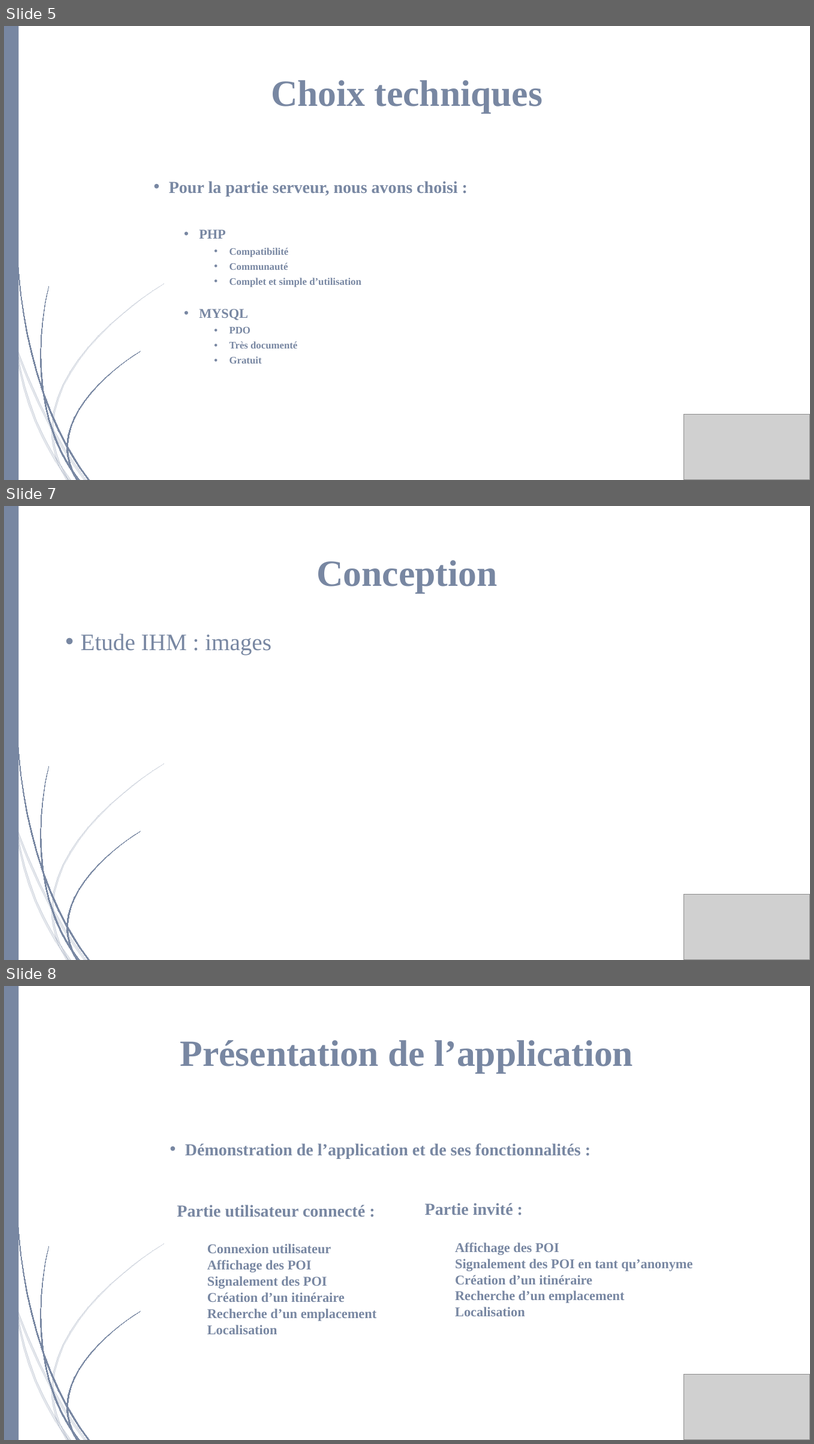
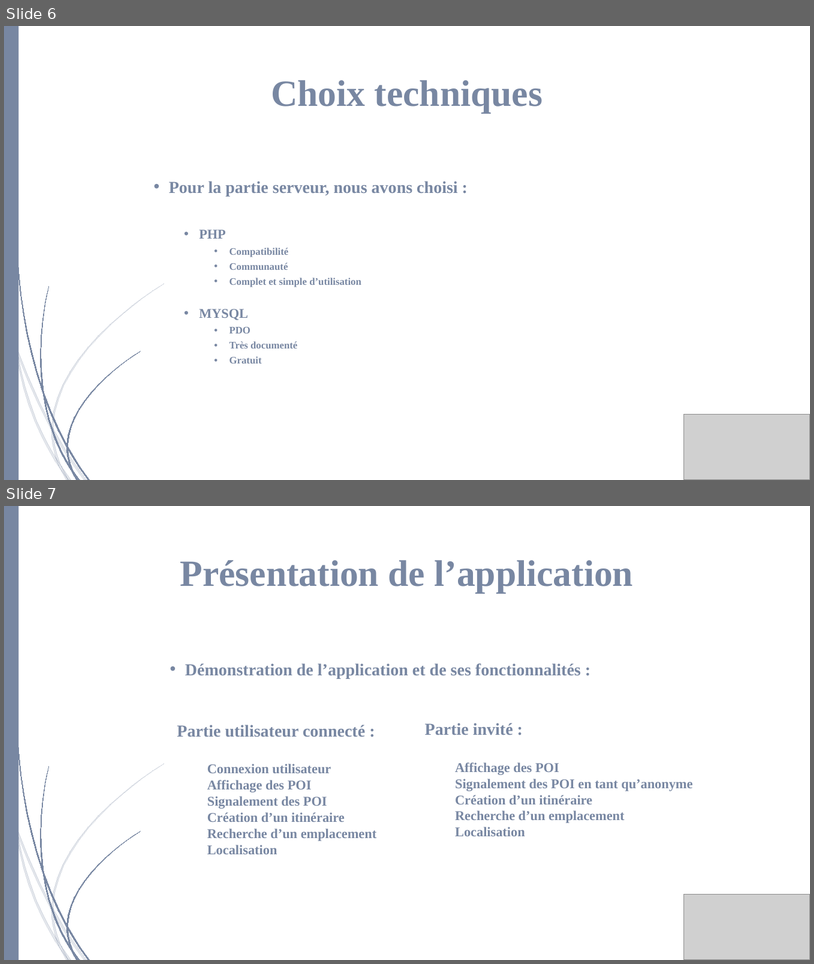
Before and after one commit to Lowxorx/webapprila, a slide deck: Documentation/Presentation/Projet web.pptx. Shown one above the other, each under a label of ours: slides 5, 7 and 8 before the commit, slides 6 and 7 after it; the slides between them are not shown. The pictures are 814x1444 and 814x964 pixels, drawn with LibreOffice and Linux fonts; fonts in the diff are those of the drawing; grey boxes stand for pictures. Boxes give left, top, right and bottom in pixels: in the first picture for what was removed or moved away, otherwise in the second. Text is boxed around its words. In the diff, an @@ line names an element or a change of style, - is before the commit and + after.

```diff
--- a/Documentation/Presentation/Projet web.pptx
+++ b/Documentation/Presentation/Projet web.pptx
@@ slide 7 removed at (4,506,810,960), background #FFFFFF @@
@@ title removed at (317,560,497,592) @@
-Conception
@@ text removed at (81,634,272,654) @@
-• Etude IHM : images
@@ picture removed at (684,894,810,960) @@
@@ picture removed at (755,899,810,960) @@
@@ group removed at (4,506,164,960): 23 freeform shapes, 1 rectangle @@
@@ what was slide 5 is now slide 6 @@
@@ what was slide 8 is now slide 7 @@
```
Also in this commit, not shown: 2 slides changed, 1 other file.
